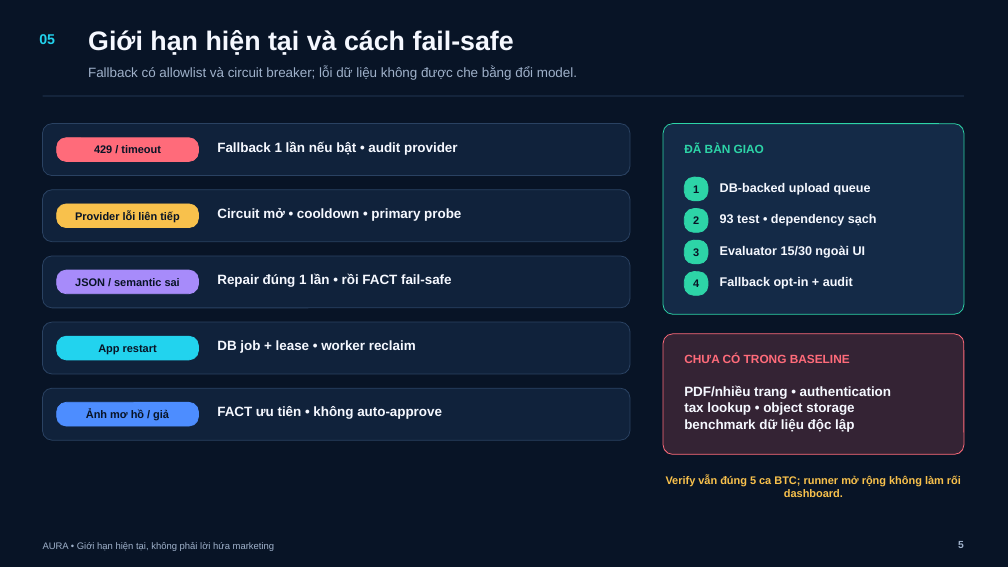
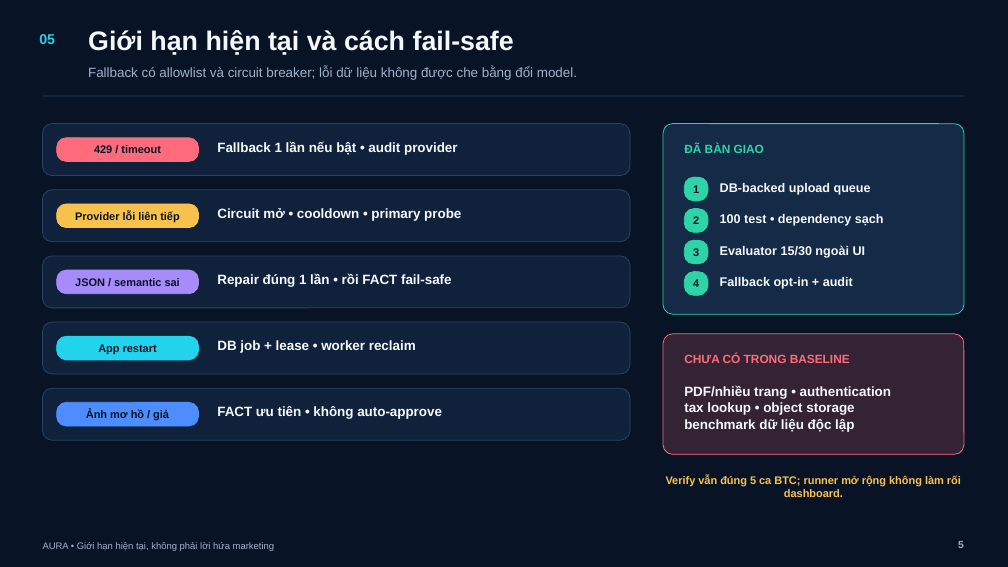
Before and after one commit to BondPhuPhamzZ/AURA, a slide deck: slide 5 of AURA/submission/AURA_5_SLIDES.pptx. Drawn at 1008x567 pixels with LibreOffice and Linux fonts; fonts in the diff are those of the drawing. Boxes give left, top, right and bottom in pixels: in the first picture for what was removed or moved away, otherwise in the second. Text is boxed around its words. In the diff, an @@ line names an element or a change of style, - is before the commit and + after.

```diff
--- a/AURA/submission/AURA_5_SLIDES.pptx
+++ b/AURA/submission/AURA_5_SLIDES.pptx
@@ text at (720,214,884,226): text changed @@
-93 test • dependency sạch
+100 test • dependency sạch
```
Also in this commit, not shown: 4 other slides changed, 27 other files.
